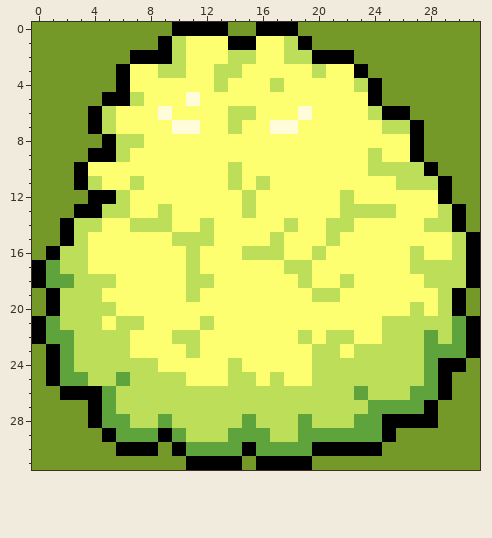
File history of a pixel-art sprite, res/tiles/bush.png. Above is the file before it was changed.
The file is 32x32 pixels.
The same view after the edit:
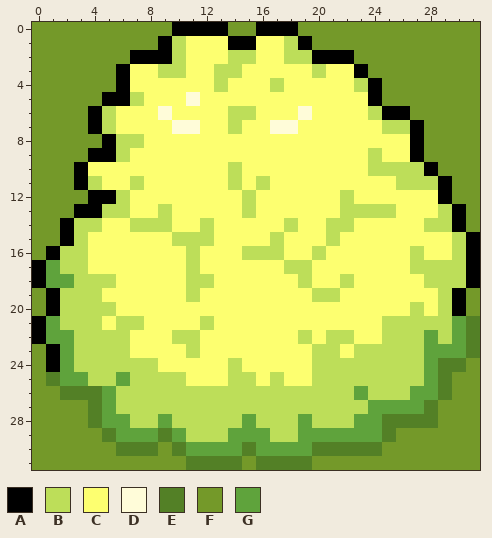
Palette (. is transparent): A #000000  B #bdde59  C #fdff70  D #fffcd9  E #538026  F #749929  G #5fa33c
Changes in this commit:
y 21..23: x 31 A -> E
y 24: x 29..30 AA -> EE
y 25: x 1 A -> E; x 29 A -> E
y 26: x 2..4 AAA -> EEE; x 29 A -> E
y 27: x 4 A -> E; x 28 A -> E
y 28: x 4 A -> E; x 25..28 AAAA -> EEEE
y 29: x 5 A -> E; x 9 A -> E; x 25 A -> E
y 30: x 6..8 AAA -> EEE; x 10 A -> E; x 15 A -> E; x 20..24 AAAAA -> EEEEE
y 31: x 11..14 AAAA -> EEEE; x 16..19 AAAA -> EEEE
